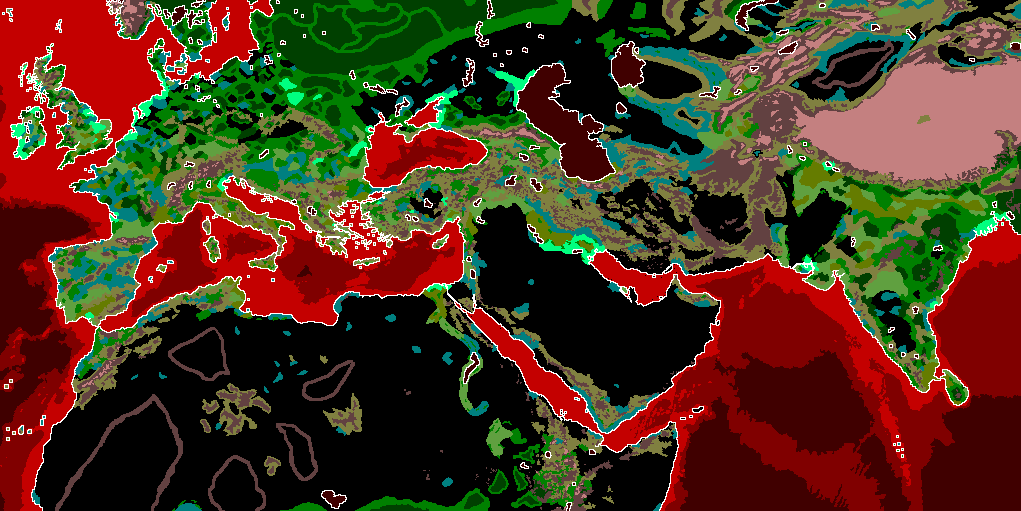
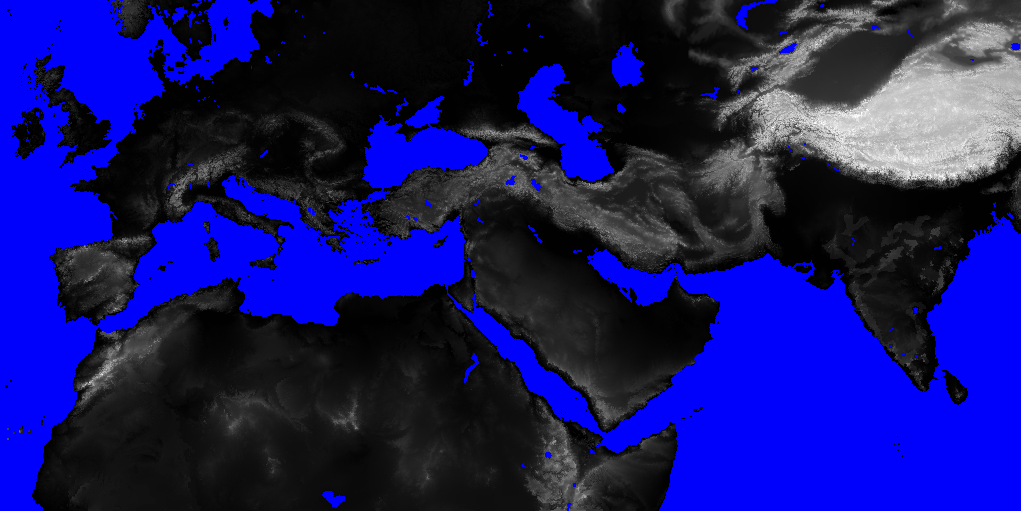
Before/after of a w=1021, h=511 layered artwork. What changed in the layer stack:
showed "map_heights", painted on it over left=0, top=0, right=1021, bottom=511
painted on "map_ground_types" over left=673, top=103, right=743, bottom=168
